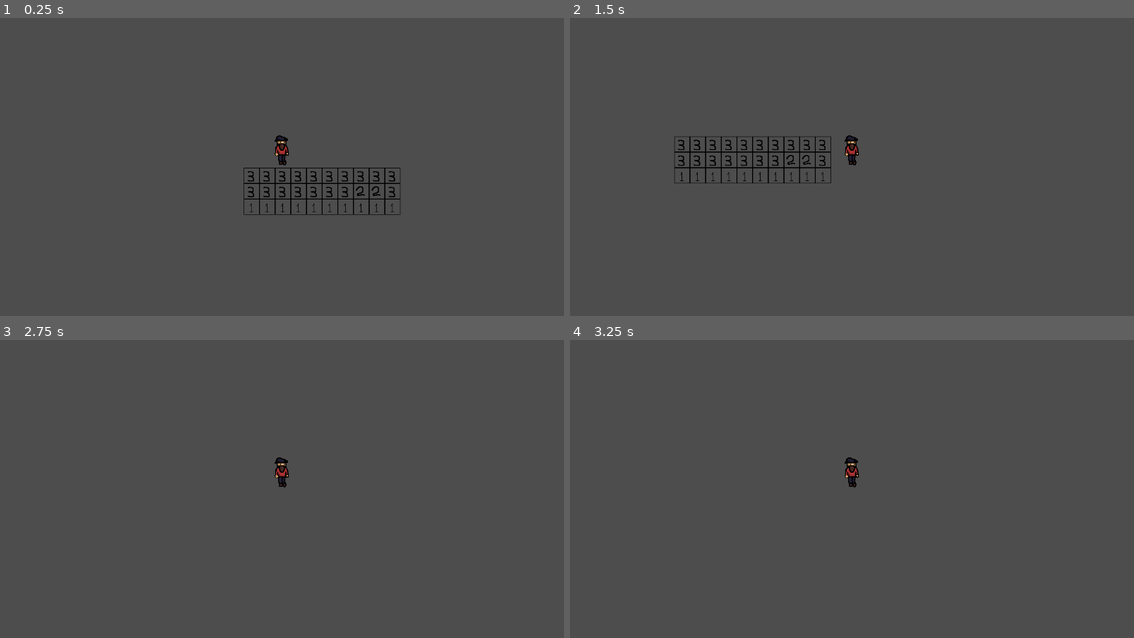
Above: before the commit, frames 1-4 (two rows, left to right).
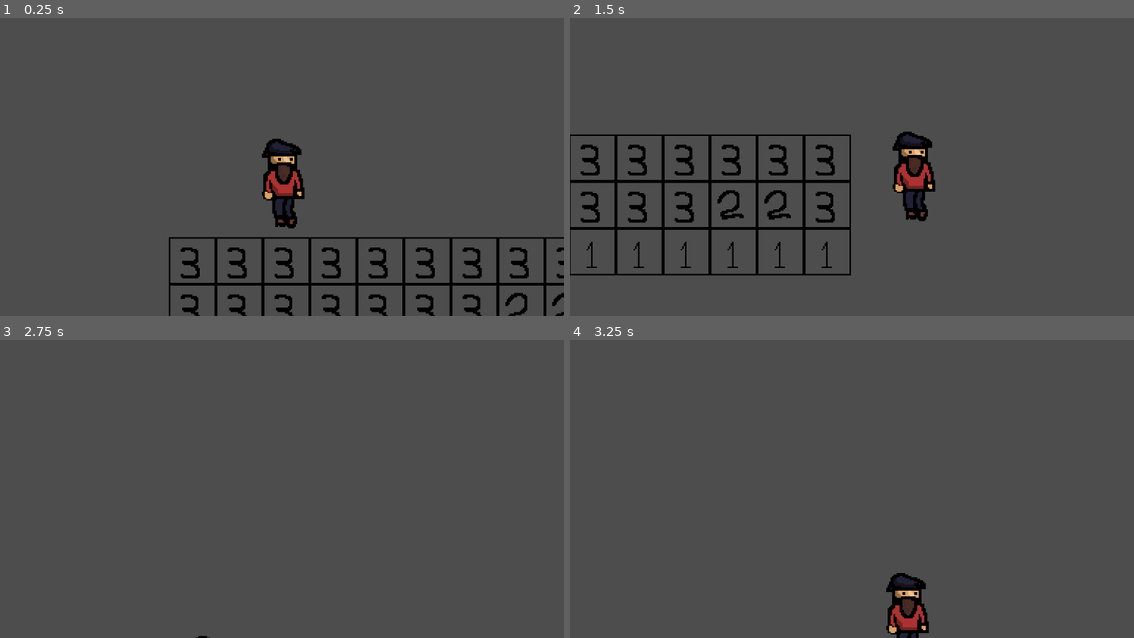
Above: after the commit, the same moments.

Repository: BillIsAwesome1234/ZomieZ
Game: Godot game, scene res://senes/game.tscn
Two runs of this game, one before a commit and one after it. Both use one fixed random seed, a clock stepped at 60 frames per second and the inputs below.
Inputs (mouse positions are in pixels of both pictures, inside the frame that each line leads up to):
- Up to frame 1 (0.25 s): no input
- Up to frame 2 (1.5 s): tap Enter (ui_accept) at 0.5, 0.77 s; move the mouse to (976, 140) at 0.52 s; hold Right (ui_right) from 0.53 s (still down); move the mouse to (739, 172) at 1.27 s
- Up to frame 3 (2.75 s): tap Enter (ui_accept) at 1.52 s; move the mouse to (338, 408) at 2.02 s; release Right (ui_right) at 2.03 s; hold Left (ui_left) from 2.03 s (still down)
- Up to frame 4 (3.25 s): move the mouse to (823, 542) at 2.77 s; release Left (ui_left) at 2.78 s; hold Right (ui_right) from 2.78 s (still down); tap Enter (ui_accept) at 3.02 s

The runs differ from the first frame. In frame 1, 6.9% of the frame differs, in the area x 29-100%, y 39-100%; in frame 2, 7.6%, in the area x 0-65%, y 38-87%; in frame 3, 0.2%; in frame 4, 1.5%.

Commit message:
camera
game

Diff:
--- /dev/null
+++ b/scripts/camera_2d.gd
@@ -0,0 +1,17 @@
+extends Camera2D
+
+@export var max_offset := 100.0
+@export var smoothing := 5.0
+
+func _process(delta):
+	var screen_center = get_viewport_rect().size * 0.5
+	var mouse_position = get_viewport().get_mouse_position()
+	var offset = mouse_position - screen_center
+
+	# Clamp how far the camera can move
+	offset = offset.limit_length(max_offset)
+
+	# Smooth movement
+	offset = lerp(self.offset, offset, smoothing * delta)
+
+	self.offset = offset
--- a/scripts/player.gd
+++ b/scripts/player.gd
@@ -1,3 +1,4 @@
+
 extends CharacterBody2D
 
 
--- a/senes/game.tscn
+++ b/senes/game.tscn
@@ -23,8 +23,6 @@
 [node name="player" parent="." unique_id=383426920 instance=ExtResource("1_uev5x")]
 position = Vector2(-10, -106)
 
-[node name="Camera2D" type="Camera2D" parent="player" unique_id=2040125828]
-
 [node name="TileMap" type="TileMap" parent="." unique_id=894693141]
 tile_set = SubResource("TileSet_fc0e3")
 format = 2
--- a/senes/player.tscn
+++ b/senes/player.tscn
@@ -3,6 +3,7 @@
 [ext_resource type="Texture2D" uid="uid://cesoeolqll8jd" path="res://assets/idle player.png" id="1_4flbx"]
 [ext_resource type="Script" uid="uid://tsnwhw1of3ya" path="res://scripts/player.gd" id="1_4owfj"]
 [ext_resource type="Texture2D" uid="uid://di2fegvse6ij3" path="res://assets/player run Sprite-Sheet.png" id="2_onrkg"]
+[ext_resource type="Script" uid="uid://8rhckhrbrih3" path="res://scripts/camera_2d.gd" id="4_6m1vv"]
 
 [sub_resource type="AtlasTexture" id="AtlasTexture_6m1vv"]
 atlas = ExtResource("2_onrkg")
@@ -57,3 +58,11 @@
 [node name="CollisionShape2D" type="CollisionShape2D" parent="." unique_id=2140584850]
 position = Vector2(0, -14)
 shape = SubResource("RectangleShape2D_4owfj")
+
+[node name="Camera2D" type="Camera2D" parent="." unique_id=1303907940]
+position = Vector2(-1, -20)
+zoom = Vector2(3, 3)
+position_smoothing_enabled = true
+position_smoothing_speed = 10.0
+script = ExtResource("4_6m1vv")
+max_offset = 50.0
Not shown, added: scripts/camera_2d.gd.uid
